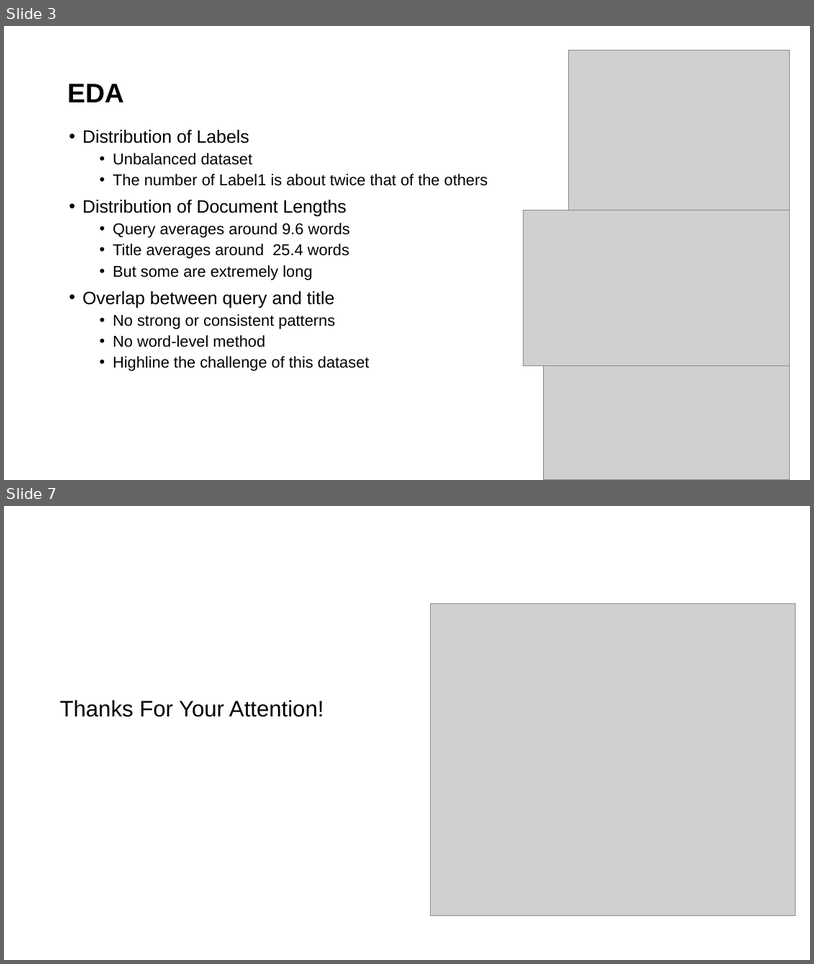
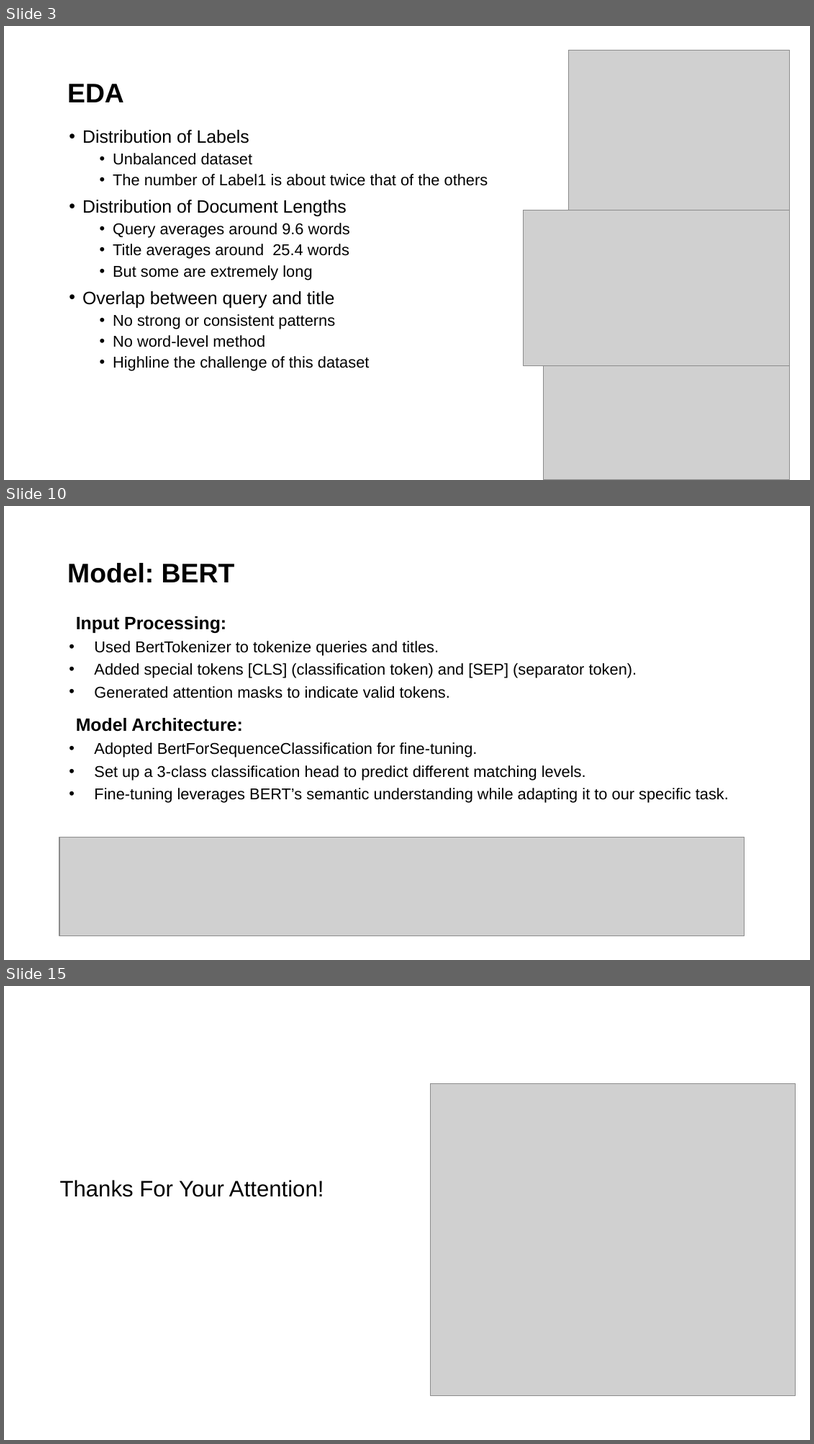
Before and after one commit to lijunfeng99/CS5242-project_25, a slide deck: CS5242_Presentation.pptx. Shown one above the other, each under a label of ours: slides 3 and 7 before the commit, slides 3, 10 and 15 after it; the slides between them are not shown. The pictures are 814x964 and 814x1444 pixels, drawn with LibreOffice and Linux fonts; fonts in the diff are those of the drawing; grey boxes stand for pictures; background and template pictures are left out. Boxes give left, top, right and bottom in pixels: in the first picture for what was removed or moved away, otherwise in the second. Text is boxed around its words. In the diff, an @@ line names an element or a change of style, - is before the commit and + after.

```diff
--- a/CS5242_Presentation.pptx
+++ b/CS5242_Presentation.pptx
@@ slide 10 added at (x1=4, y1=506, x2=810, y2=960), background #FFFFFF @@
@@ text added at (x1=9, y1=530, x2=59, y2=618), 21 pt, text #FFFFFF, bold @@
+03
@@ text added at (x1=67, y1=563, x2=235, y2=583), 24 pt, text #000000, bold @@
+Model: BERT
@@ text added at (x1=76, y1=616, x2=729, y2=803), 14 pt, text #000000 @@
+Input Processing:
+• Used BertTokenizer to tokenize queries and titles.
+• Added special tokens [CLS] (classification token) and [SEP] (separator token).
+• Generated attention masks to indicate valid tokens.
+Model Architecture:
+• Adopted BertForSequenceClassification for fine-tuning.
+• Set up a 3-class classification head to predict different matching levels.
+• Fine-tuning leverages BERT’s semantic understanding while adapting it to our specific task.
@@ picture added at (x1=59, y1=837, x2=745, y2=936) @@
@@ what was slide 7 is now slide 15 @@
```
Also in this commit, not shown: 1 slide changed, 9 other slides added, 2 slides removed, 5 other files.
